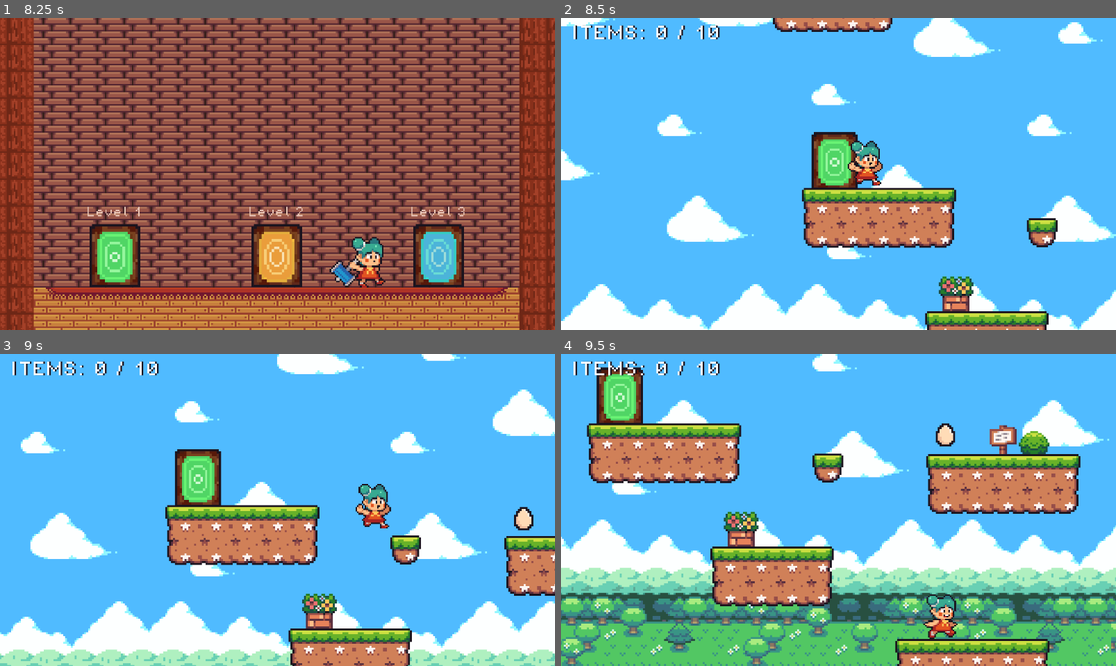
Above: before the commit, frames 1-4 (two rows, left to right).
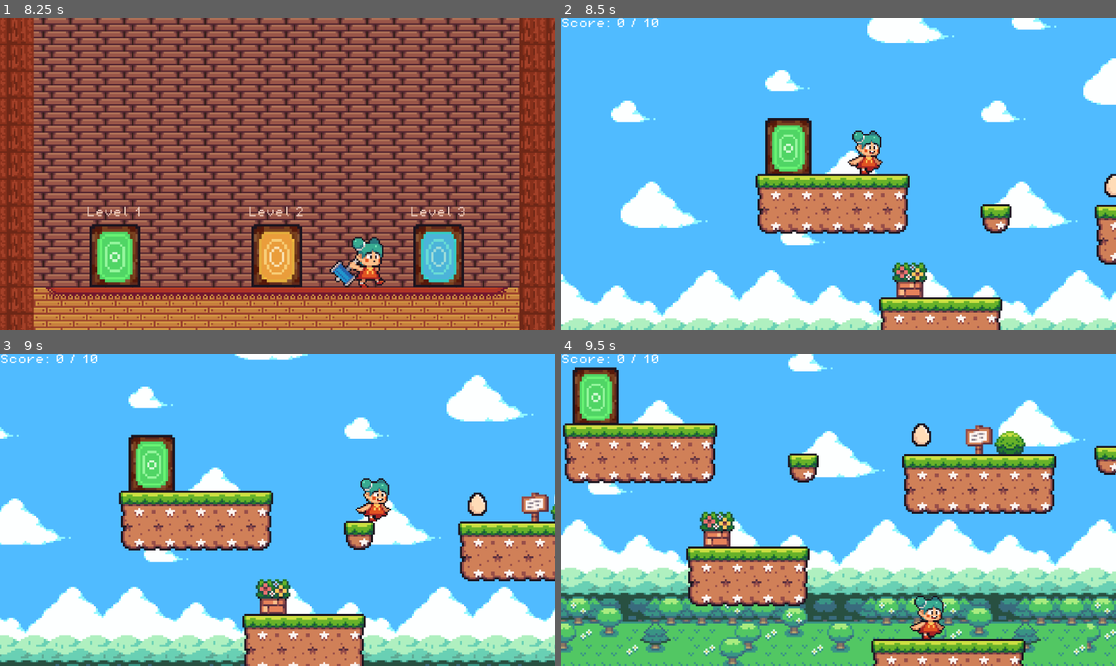
Above: after the commit, the same moments.

Repository: CakeRun/Vaerkstedsuge.github-brug-denne
Game: Godot game, scene res://main scene (start)/main.tscn
Same seed, same stepped clock (60 frames per second), same inputs: the game is played once before the commit and once after it.
Inputs:
- Up to frame 1 (8.25 s): hold D (move_right) 0.53-2.03 s; tap E (enter) at 0.6, 1.55, 2.1, 2.85, 3.8, 4.35, 5.1, 6.05, 6.6, 7.35 s; tap Space (jump) at 0.77, 1.52, 3.02, 3.77, 4.52, 6.02, 6.77, 7.52 s; tap X (attack) every 2.25 s from 1.35 to 8.1 s; hold A (move_left) 2.03-2.78 s; hold D (move_right) 2.78-4.28 s; hold A (move_left) 4.28-5.03 s; hold D (move_right) 5.03-5.78 s; hold A (move_left) 5.78-7.28 s; hold D (move_right) from 7.28 s (still down)
- Up to frame 2 (8.5 s): keep holding D (move_right); tap E (enter) at 8.3 s
- Up to frame 3 (9 s): keep holding D (move_right); tap E (enter) at 8.85 s
- Up to frame 4 (9.5 s): keep holding D (move_right); tap Space (jump) at 9.02 s

Frame 1 is identical in both runs. In frame 2, 33% of the frame differs, in the area x 0-100%, y 0-100%; in frame 3, 40%; in frame 4, 38%.

Commit message:
Revert "lidt ændringer til levels"
This reverts commit 080c34f780046698633c9071b4fa08f996524562.

Diff:
--- a/GoDot/Enemy 3 (bear)/enemy_3_scene.tscn
+++ b/GoDot/Enemy 3 (bear)/enemy_3_scene.tscn
@@ -167,7 +167,7 @@
 }]
 
 [sub_resource type="CapsuleShape2D" id="CapsuleShape2D_6uulg"]
-radius = 8.87181
+radius = 10.901
 height = 30.6596
 
 [sub_resource type="CapsuleShape2D" id="CapsuleShape2D_cqsmd"]
--- a/GoDot/Enemy 3 (bear)/enemy_3_script.gd
+++ b/GoDot/Enemy 3 (bear)/enemy_3_script.gd
@@ -3,7 +3,7 @@
 @onready var bear = $AnimatedSprite2D
 @onready var player = %Player
 
-var speed = 280
+var speed = 200
 var bear_status = "sleeping"
 
 func _physics_process(delta):
--- a/GoDot/Level 1 (green)/Level 1.tscn
+++ b/GoDot/Level 1 (green)/Level 1.tscn
@@ -2831,16 +2831,11 @@
 [node name="CanvasLayer" type="CanvasLayer" parent="GameManager"]
 
 [node name="ScoreLabel" type="Label" parent="GameManager/CanvasLayer"]
-offset_left = 18.0
-offset_top = 16.0
-offset_right = 221.0
-offset_bottom = 39.0
-theme_override_colors/font_shadow_color = Color(0.105882, 0.0784314, 0.117647, 1)
-theme_override_constants/shadow_offset_x = 3
-theme_override_constants/shadow_offset_y = 0
+offset_right = 40.0
+offset_bottom = 23.0
 theme_override_fonts/font = ExtResource("20_t7sqs")
-theme_override_font_sizes/font_size = 32
-text = "ITEMS: 0 / 10"
+theme_override_font_sizes/font_size = 21
+text = "Score: 0 / 10"
 metadata/_edit_use_anchors_ = true
 
 [node name="TileMap1Green" type="TileMap" parent="."]
@@ -2923,7 +2918,7 @@
 
 [node name="Player" parent="." instance=ExtResource("14_4d2uq")]
 unique_name_in_owner = true
-position = Vector2(19, 55)
+position = Vector2(43, 64)
 scale = Vector2(0.8, 0.8)
 
 [node name="Camera2D" type="Camera2D" parent="Player"]
--- a/GoDot/level 2 (fall)/Level 2.tscn
+++ b/GoDot/level 2 (fall)/Level 2.tscn
@@ -4236,7 +4236,7 @@
 
 [node name="AudioStreamPlayer2D" type="AudioStreamPlayer2D" parent="."]
 unique_name_in_owner = true
-position = Vector2(-44, 11)
+position = Vector2(-39, 12)
 stream = ExtResource("18_r1s0l")
 
 [node name="GameManager" type="Node" parent="."]
@@ -4246,10 +4246,8 @@
 [node name="CanvasLayer" type="CanvasLayer" parent="GameManager"]
 
 [node name="ScoreLabel" type="Label" parent="GameManager/CanvasLayer"]
-offset_left = -5.0
-offset_top = -1.0
-offset_right = 198.0
-offset_bottom = 22.0
+offset_right = 40.0
+offset_bottom = 23.0
 theme_override_fonts/font = ExtResource("2_noxbo")
 theme_override_font_sizes/font_size = 21
 text = "Score: 0 / 10"
@@ -4323,7 +4321,7 @@
 
 [node name="Player" parent="." instance=ExtResource("11_hwchh")]
 unique_name_in_owner = true
-position = Vector2(318, 150)
+position = Vector2(325, 157)
 scale = Vector2(0.8, 0.8)
 
 [node name="Camera2D" type="Camera2D" parent="Player"]
@@ -4363,10 +4361,7 @@
 position = Vector2(348, 9)
 
 [node name="WhippedcreamScene4" parent="Node" instance=ExtResource("13_er7vs")]
-position = Vector2(906, 175)
+position = Vector2(895, 174)
 
 [node name="Enemy3Scene" parent="." instance=ExtResource("16_jd36p")]
 position = Vector2(-81, 33)
-
-[node name="Enemy3Scene2" parent="." instance=ExtResource("16_jd36p")]
-position = Vector2(878, 176)
--- a/GoDot/level 3 (winter)/level_3.tscn
+++ b/GoDot/level 3 (winter)/level_3.tscn
@@ -1849,7 +1849,7 @@
 autoplay = "PlatformSummer1"
 
 [node name="Player" parent="." instance=ExtResource("9_gyxn4")]
-position = Vector2(536, 151)
+position = Vector2(541, 157)
 scale = Vector2(0.8, 0.8)
 
 [node name="Camera2D" type="Camera2D" parent="Player"]
